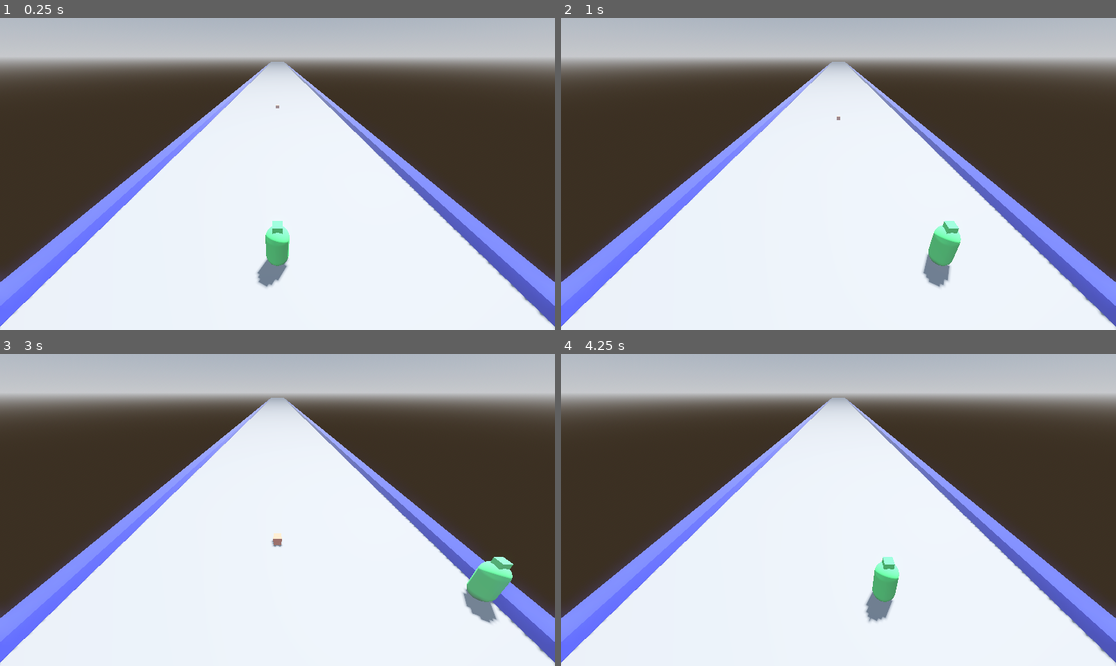
Above: before the commit, frames 1-4 (two rows, left to right).
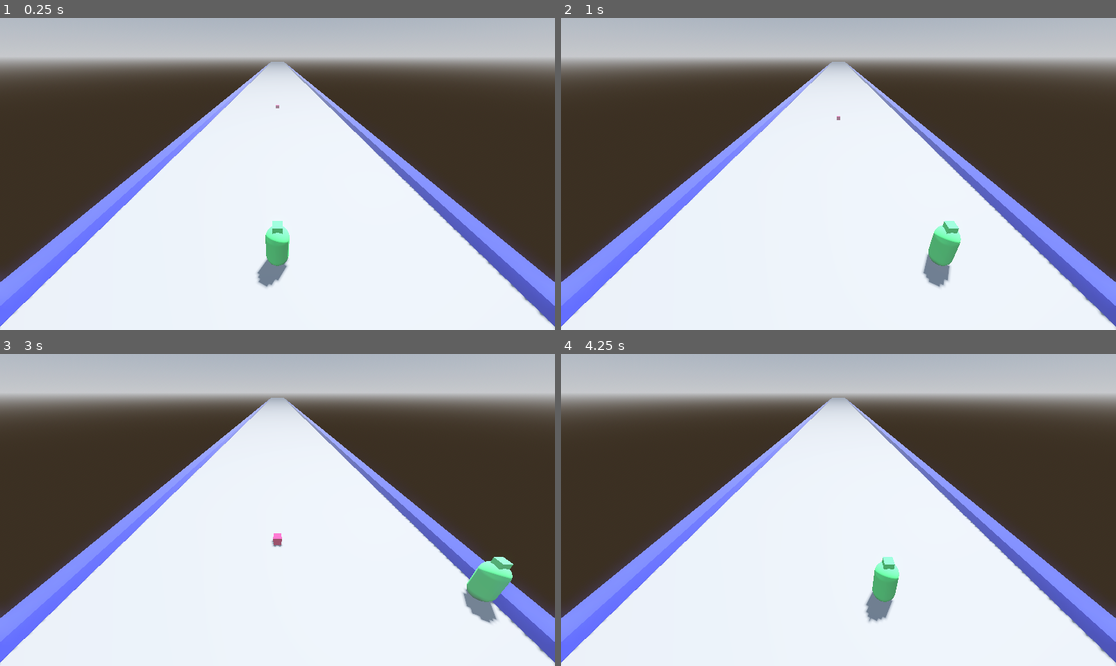
Above: after the commit, the same moments.

Repository: Zokerus/Evade_the_Cube
Game: Godot game, scene res://Level.tscn
The game is run twice, just before and just after one commit, with the same random seed, the same clock (stepped at 60 frames per second) and the same inputs.
Inputs:
- Up to frame 1 (0.25 s): no input
- Up to frame 2 (1 s): tap Enter at 0.5 s; hold Right (Right) from 0.53 s (still down)
- Up to frame 3 (3 s): release Right (Right) at 1.28 s; hold Down (ui_down) 1.28-2.03 s; tap Space at 2 s; hold Right (Right) 2.03-2.78 s; tap Enter at 2.75 s; hold Up (ui_up) from 2.78 s (still down)
- Up to frame 4 (4.25 s): release Up (ui_up) at 3.53 s; hold Left (Left) from 3.53 s (still down)

The runs differ from the first frame. In frame 1, less than 0.1% of the frame differs, in the area x 49-51%, y 27-29%; in frame 2, less than 0.1%; in frame 3, less than 0.1%, in the area x 49-51%, y 57-62%; in frame 4, nothing differs.

Commit message:
add random BOXTYPE selector

Diff:
--- a/Box.gd
+++ b/Box.gd
@@ -1,9 +1,9 @@
 extends CharacterBody3D
 
-enum BOXTYPE {FOOD, POISON}
+enum BOXTYPE {RANDOM, FOOD, POISON}
 
 const SPEED = 5.0
-@export var box_type: BOXTYPE
+@export var box_type: BOXTYPE = BOXTYPE.RANDOM
 
 @onready var body = $body
 
@@ -11,6 +11,11 @@
 	pass
 
 func _ready():
+	if box_type == BOXTYPE.RANDOM:
+		var rng = RandomNumberGenerator.new()
+		rng.randomize()
+		box_type = randi_range(0,1)+1
+
 	if box_type == BOXTYPE.FOOD:
 		body.get_surface_override_material(0).albedo_color = "ff8e61"
 	else:
--- a/Box.tscn
+++ b/Box.tscn
@@ -5,6 +5,7 @@
 [sub_resource type="BoxMesh" id="BoxMesh_lnqa8"]
 
 [sub_resource type="StandardMaterial3D" id="StandardMaterial3D_3g85v"]
+resource_local_to_scene = true
 albedo_color = Color(1, 0.0666667, 0.380392, 1)
 
 [sub_resource type="BoxShape3D" id="BoxShape3D_juk8f"]
